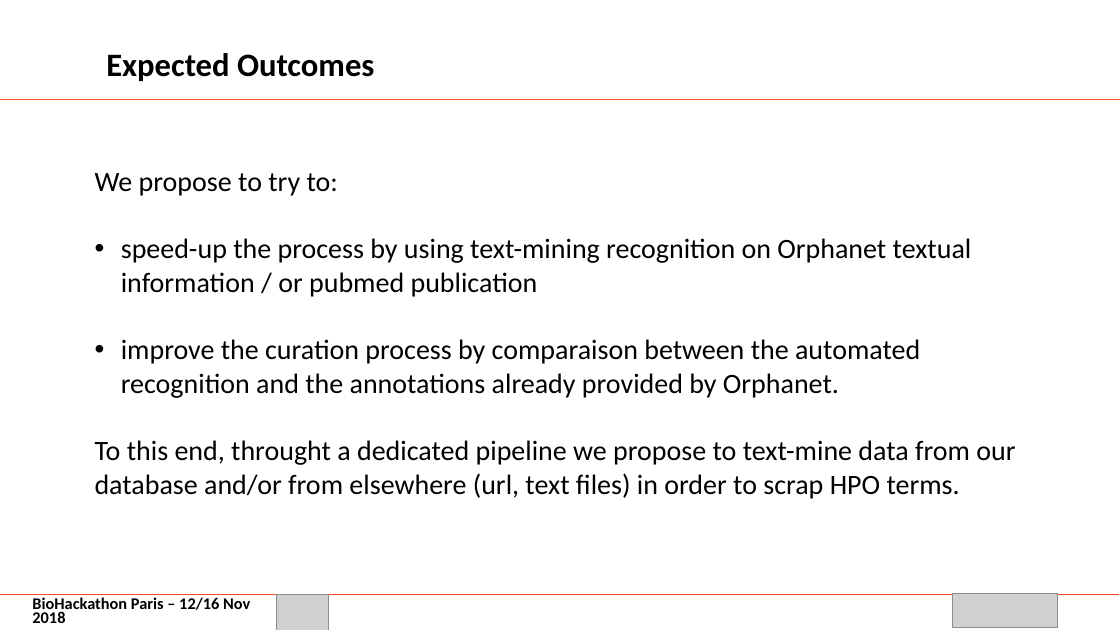
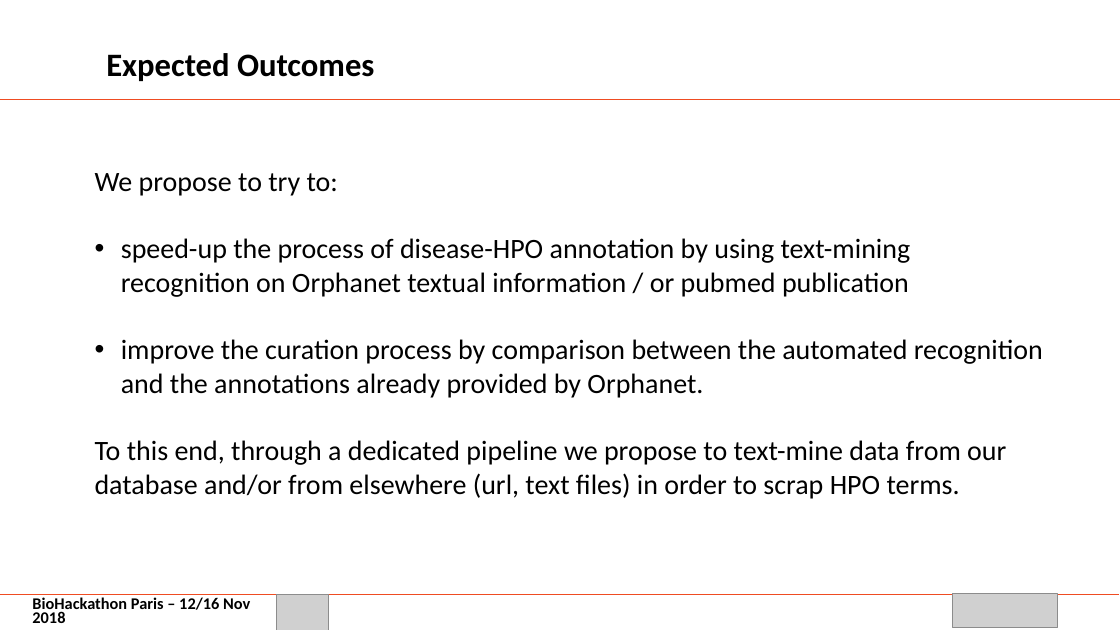
Before and after one commit to elixir-europe/BioHackathon, a slide deck: slide 5 of data/Improve Orphanet disease description knowledge by phenotypic automated recognition using scrapping toolkits/BH_Scrapping_David.pptx. Drawn at 1120x630 pixels with LibreOffice and Linux fonts; fonts in the diff are those of the drawing; grey boxes stand for pictures; background and template pictures are left out. Boxes give left, top, right and bottom in pixels: in the first picture for what was removed or moved away, otherwise in the second. Text is boxed around its words. In the diff, an @@ line names an element or a change of style, - is before the commit and + after.

Commit message:
Presentation update

```diff
--- a/data/Improve Orphanet disease description knowledge by phenotypic automated recognition using scrapping toolkits/BH_Scrapping_David.pptx
+++ b/data/Improve Orphanet disease description knowledge by phenotypic automated recognition using scrapping toolkits/BH_Scrapping_David.pptx
@@ text at <box>95,238,1043,499</box>: text changed @@
-• speed-up the process by using text-mining recognition on Orphanet textual information / or pubmed publication
-• improve the curation process by comparaison between the automated recognition and the annotations already provided by Orphanet.
-To this end, throught a dedicated pipeline we propose to text-mine data from our database and/or from elsewhere (url, text files) in order to scrap HPO terms.
+• speed-up the process of disease-HPO annotation by using text-mining recognition on Orphanet textual information / or pubmed publication
+• improve the curation process by comparison between the automated recognition and the annotations already provided by Orphanet.
+To this end, through a dedicated pipeline we propose to text-mine data from our database and/or from elsewhere (url, text files) in order to scrap HPO terms.
```
Also in this commit, not shown: 5 other slides changed, 1 other file.
